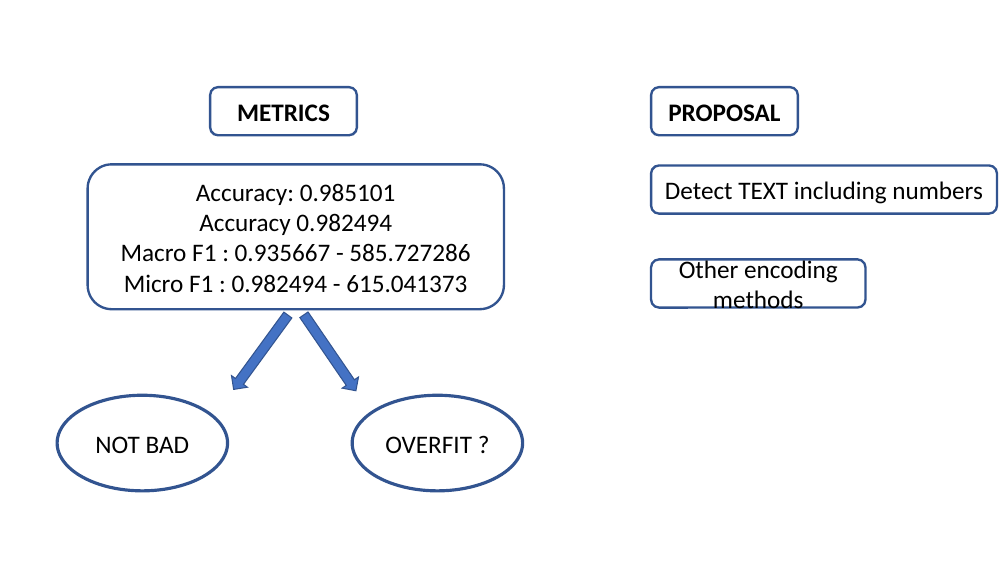
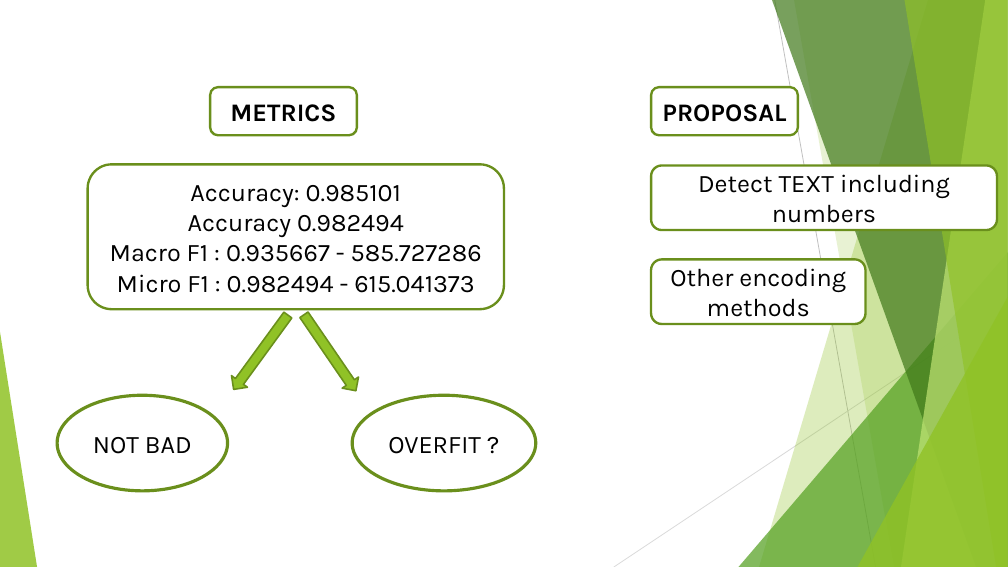
Before and after one commit to bql20000/Full_Flax, a slide deck: slide 14 of KV3 - Fullflax.pptx (slide 9 before the commit). Drawn at 1008x567 pixels with LibreOffice and Linux fonts; fonts in the diff are those of the drawing. Boxes give left, top, right and bottom in pixels: in the first picture for what was removed or moved away, otherwise in the second. Text is boxed around its words. In the diff, an @@ line names an element or a change of style, - is before the commit and + after.

```diff
--- a/KV3 - Fullflax.pptx
+++ b/KV3 - Fullflax.pptx
@@ rounded rectangle "Detect TEXT including numbers": place and size @@
-rounded rectangle "Detect TEXT including numbers" at bbox=[651, 166, 997, 214]
+rounded rectangle "Detect TEXT including numbers" at bbox=[651, 166, 997, 231]
@@ font Calibri to Karla; outline #325491 2.25 pt to #6B901C 2.25 pt in 5 elements at bbox=[210, 87, 357, 135], bbox=[651, 87, 798, 135], bbox=[88, 164, 504, 309], bbox=[651, 166, 997, 231], bbox=[651, 259, 866, 324] @@
@@ rounded rectangle "Other encoding methods": place and size @@
-rounded rectangle "Other encoding methods" at bbox=[651, 259, 866, 308]
+rounded rectangle "Other encoding methods" at bbox=[651, 259, 866, 324]
@@ down arrow at bbox=[226, 309, 296, 395]: fill #4472C4 to #90C226; outline #325491 1 pt to #6B901C 1.5 pt @@
@@ down arrow at bbox=[296, 310, 364, 397]: fill #4472C4 to #90C226; outline #325491 1 pt to #6B901C 1.5 pt @@
@@ group added at bbox=[0, 0, 1008, 567]: 5 freeform shapes, 3 triangles, 2 lines @@
@@ ellipse "NOT BAD" at bbox=[57, 395, 228, 491]: font Calibri to Karla; outline #325491 3 pt to #6B901C 3 pt @@
@@ ellipse "OVERFIT ?" at bbox=[352, 395, 536, 491]: font Calibri to Karla; outline #325491 3 pt to #6B901C 3 pt @@
@@ ellipse "OVERFIT ?": place and size @@
-ellipse "OVERFIT ?" at bbox=[352, 395, 523, 491]
+ellipse "OVERFIT ?" at bbox=[352, 395, 536, 491]
```
Also in this commit, not shown: 16 other slides changed, 6 slides added.
